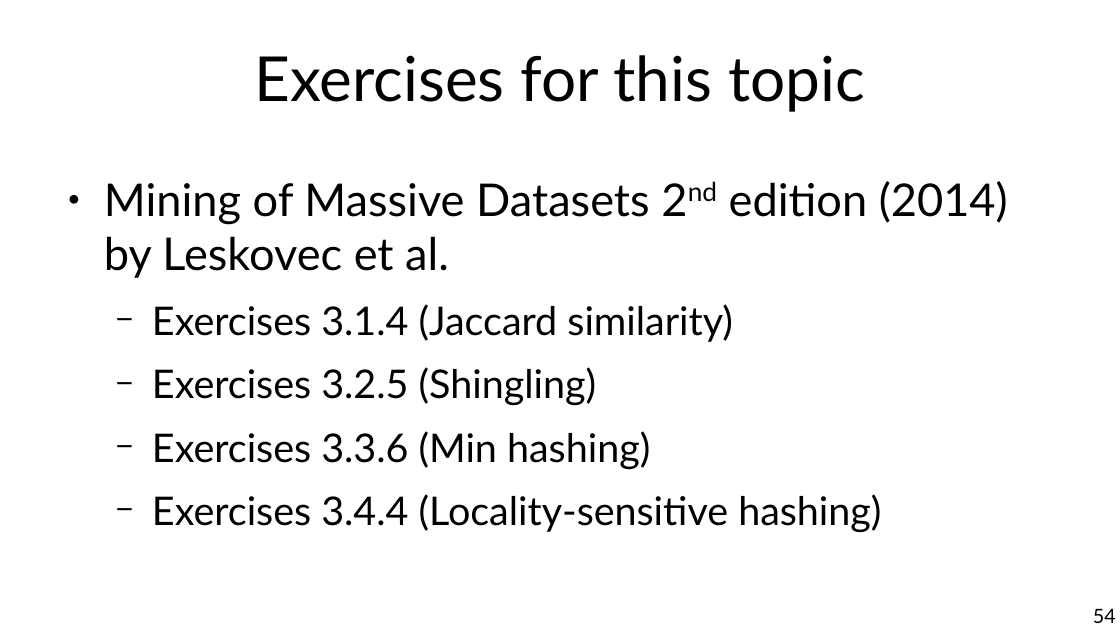
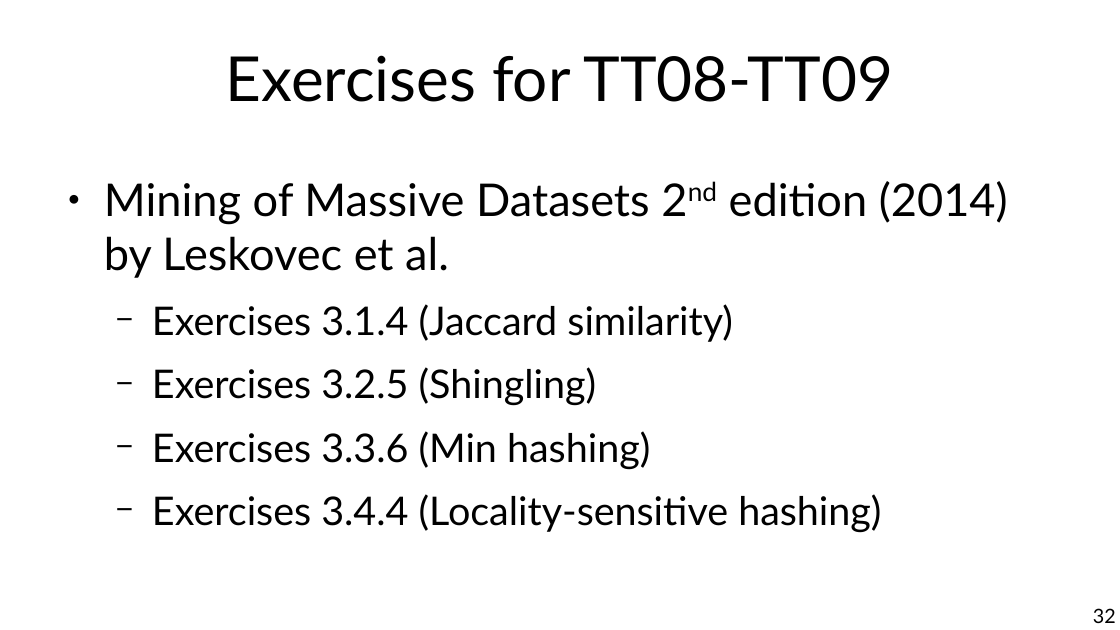
Before and after one commit to chatox/data-mining-course, a slide deck: slide 32 of theory/tt08_near_duplicates.odp (slide 54 before the commit). Drawn at 1120x630 pixels with LibreOffice and Linux fonts; fonts in the diff are those of the drawing. Boxes give left, top, right and bottom in pixels: in the first picture for what was removed or moved away, otherwise in the second. Text is boxed around its words. In the diff, an @@ line names an element or a change of style, - is before the commit and + after.

```diff
--- a/theory/tt08_near_duplicates.odp
+++ b/theory/tt08_near_duplicates.odp
@@ title at (226, 55, 893, 102): text changed @@
-Exercises for this topic
+Exercises for TT08-TT09
@@ page number at (1093, 608, 1116, 623): text changed @@
-54
+32
```
Also in this commit, not shown: 2 other slides changed, 22 slides removed, 1 other file.
